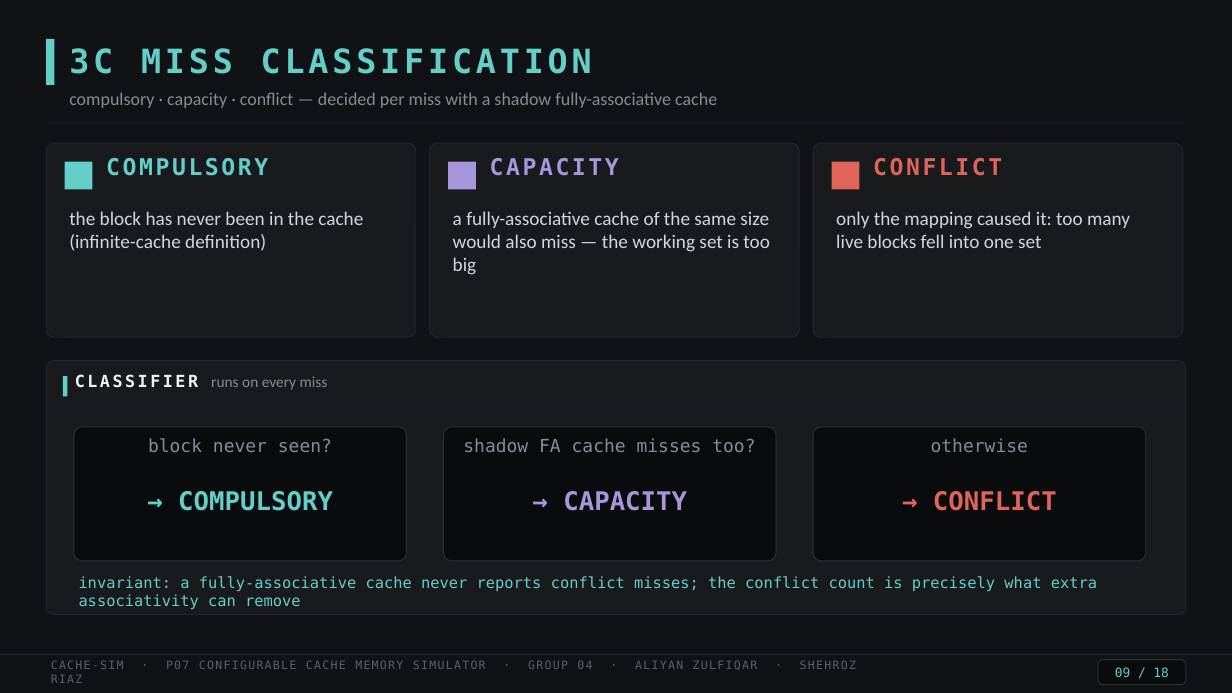
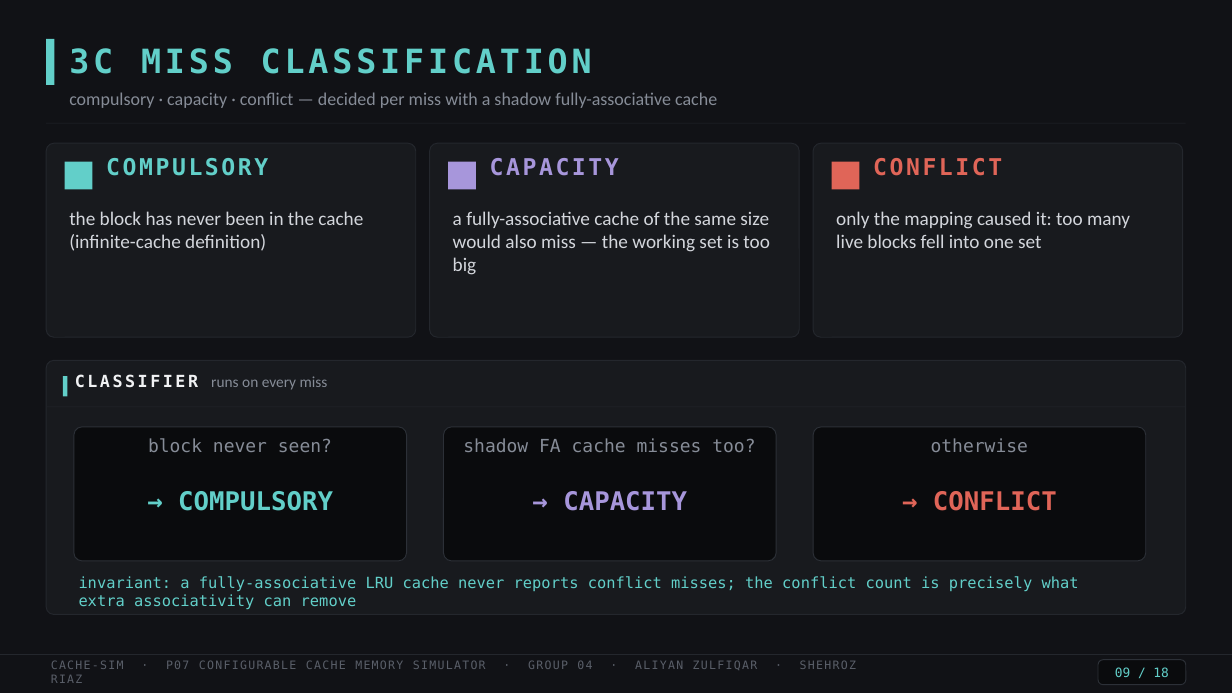
Before and after one commit to zorhehs/coa-lab-group4, a slide deck: slide 9 of docs/slides.pptx. Drawn at 1232x693 pixels with LibreOffice and Linux fonts; fonts in the diff are those of the drawing. Boxes give left, top, right and bottom in pixels: in the first picture for what was removed or moved away, otherwise in the second. Text is boxed around its words. In the diff, an @@ line names an element or a change of style, - is before the commit and + after.

```diff
--- a/docs/slides.pptx
+++ b/docs/slides.pptx
@@ text at (79,576,1079,609): text changed @@
-invariant: a fully-associative cache never reports conflict misses; the conflict count is precisely what extra associativity can remove
+invariant: a fully-associative LRU cache never reports conflict misses; the conflict count is precisely what extra associativity can remove
```
Also in this commit, not shown: 4 other slides changed, 26 other files.
